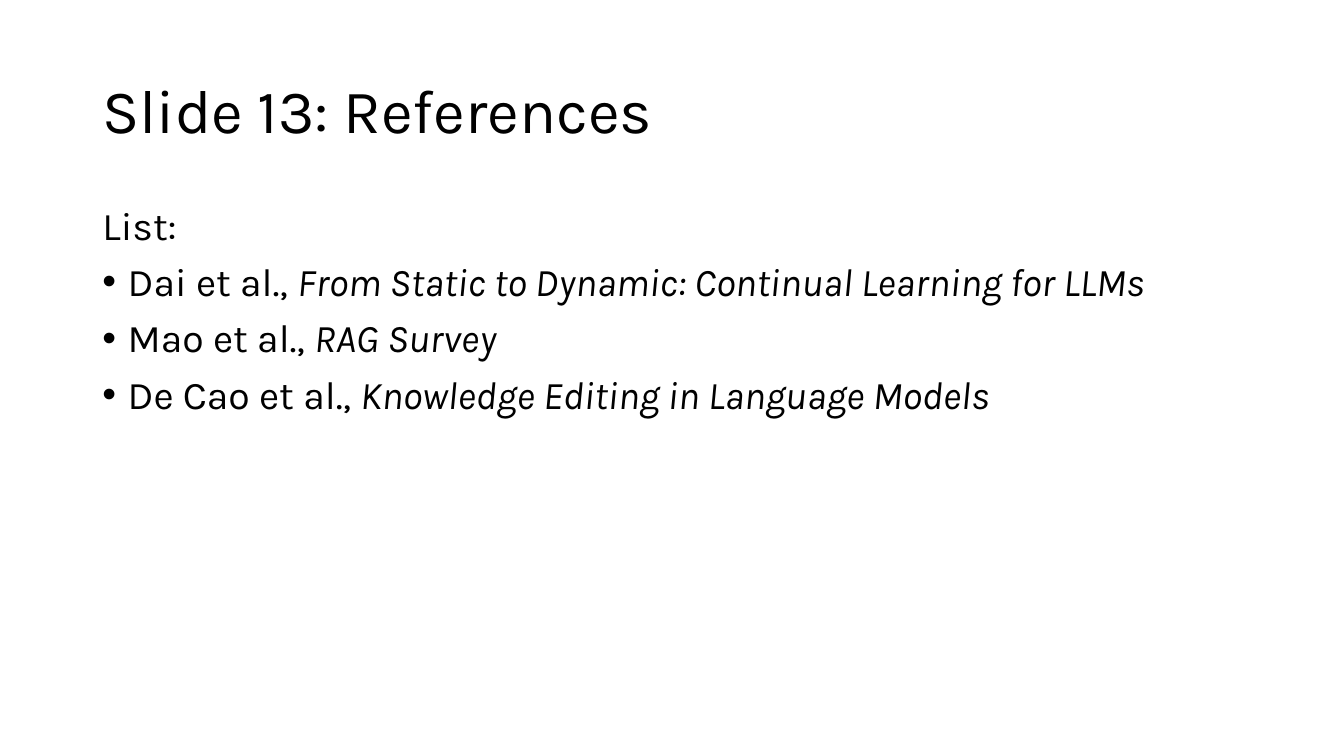
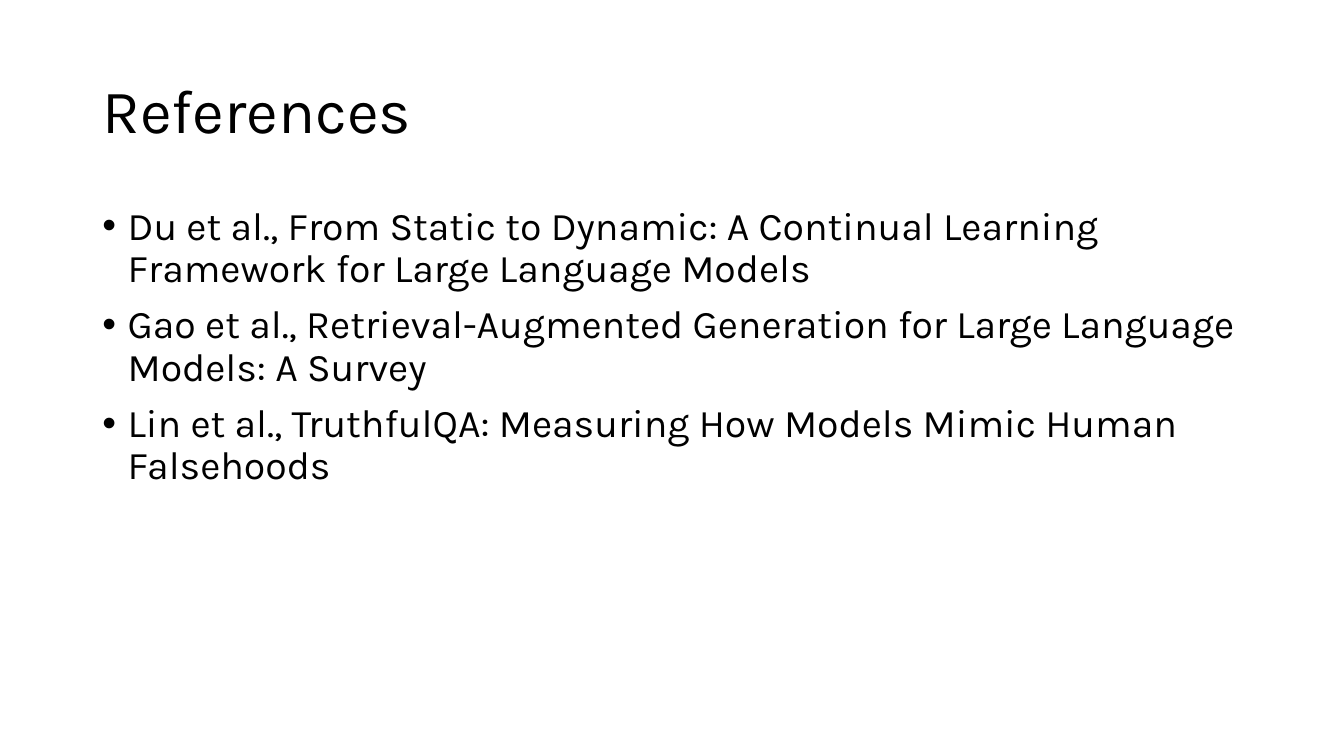
Before and after one commit to b1akp1astik/bert-fact-injection, a slide deck: slide 16 of presentation/Presentation.pptx (slide 13 before the commit). Drawn at 1344x756 pixels with LibreOffice and Linux fonts; fonts in the diff are those of the drawing. Boxes give left, top, right and bottom in pixels: in the first picture for what was removed or moved away, otherwise in the second. Text is boxed around its words. In the diff, an @@ line names an element or a change of style, - is before the commit and + after.

```diff
--- a/presentation/Presentation.pptx
+++ b/presentation/Presentation.pptx
@@ title at (x1=102, y1=90, x2=411, y2=134): text changed @@
-Slide 13: References
+References
@@ text at (x1=128, y1=213, x2=1234, y2=480): text changed; italic off @@
-List:
-• Dai et al., From Static to Dynamic: Continual Learning for LLMs
-• Mao et al., RAG Survey
-• De Cao et al., Knowledge Editing in Language Models
+• Du et al., From Static to Dynamic: A Continual Learning Framework for Large Language Models
+• Gao et al., Retrieval-Augmented Generation for Large Language Models: A Survey
+• Lin et al., TruthfulQA: Measuring How Models Mimic Human Falsehoods
```
Also in this commit, not shown: 12 other slides changed, 4 slides added, 1 slide removed, 9 other files.
